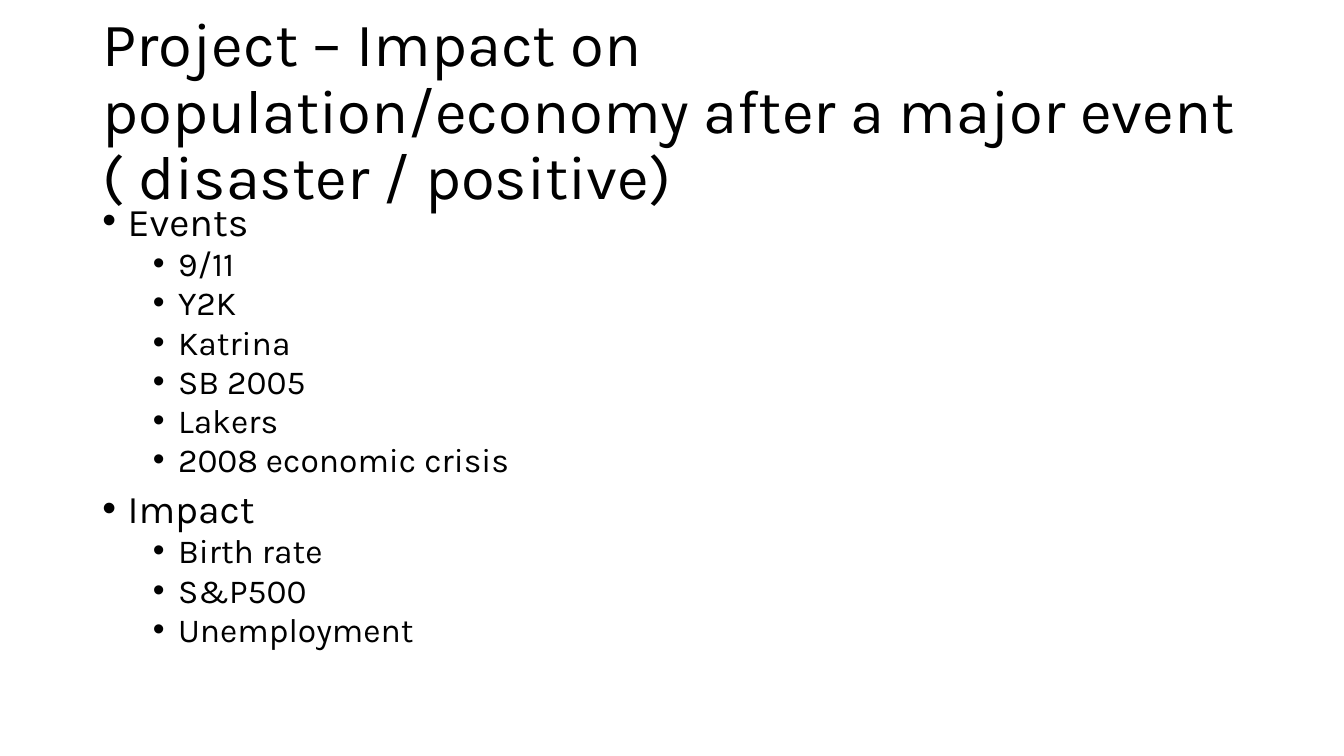
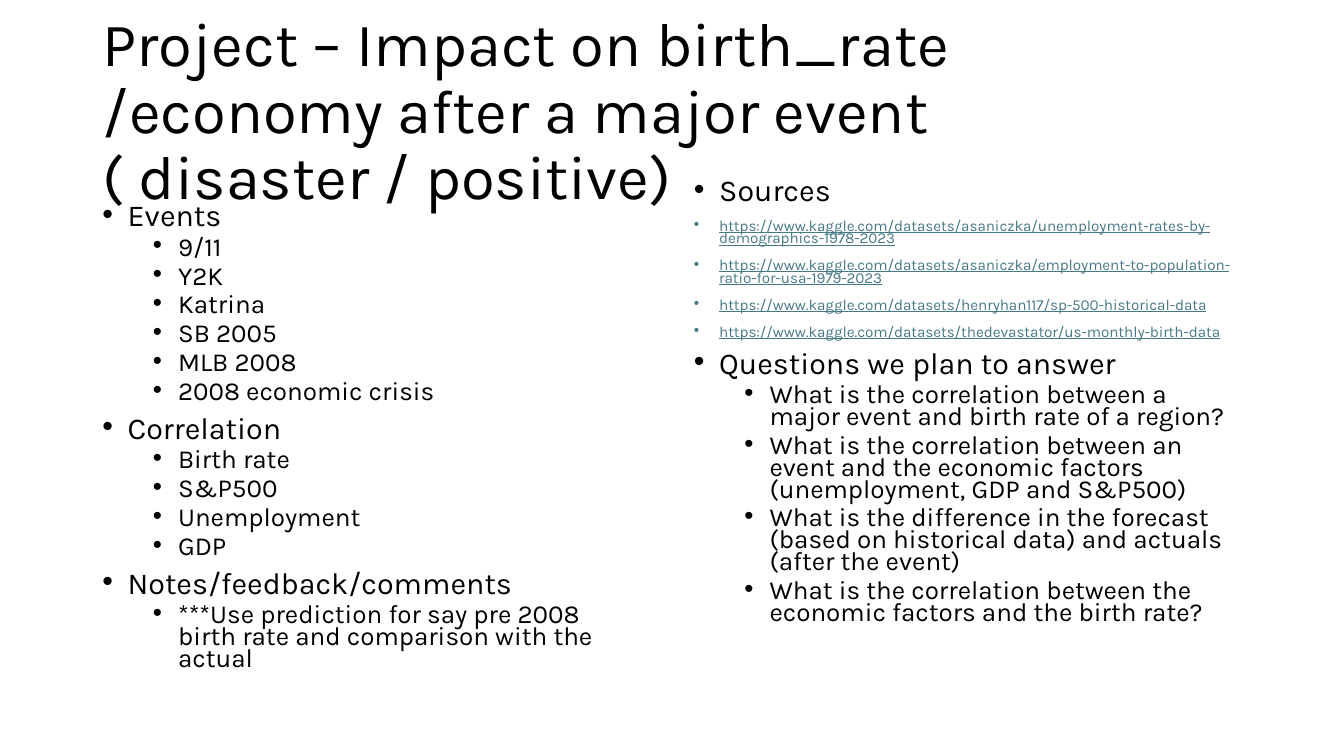
Before and after one commit to Aquamarine278/AI-Bootcamp-Project-1, a slide deck: slide 1 of resources/Project-charter.pptx. Drawn at 1344x756 pixels with LibreOffice and Linux fonts; fonts in the diff are those of the drawing. Boxes give left, top, right and bottom in pixels: in the first picture for what was removed or moved away, otherwise in the second. Text is boxed around its words. In the diff, an @@ line names an element or a change of style, - is before the commit and + after.

```diff
--- a/resources/Project-charter.pptx
+++ b/resources/Project-charter.pptx
@@ title at box(102, 23, 949, 214): text changed @@
-Project – Impact on population/economy after a major event ( disaster / positive)
+Project – Impact on birth_rate /economy after a major event ( disaster / positive)
@@ text at box(128, 199, 435, 533): size 28 to 21.7 pt in "Events"; size 24 to 18.6 pt in "9/11", "Y2K", "Katrina", "SB 2005" and 4 more places; line spacing 0.8 to 0.7 @@
@@ text added at box(719, 181, 1230, 622), 10.8 pt, text #000000 @@
+• Sources
+• https://www.kaggle.com/datasets/asaniczka/unemployment-rates-by-demographics-1978-2023
+• https://www.kaggle.com/datasets/asaniczka/employment-to-population-ratio-for-usa-1979-2023
+• https://www.kaggle.com/datasets/henryhan117/sp-500-historical-data
+• https://www.kaggle.com/datasets/thedevastator/us-monthly-birth-data
+• Questions we plan to answer
+  • What is the correlation between a major event and birth rate of a region?
+  • What is the correlation between an event and the economic factors (unemployment, GDP and S&P500)
+  • What is the difference in the forecast (based on historical data) and actuals (after the event)
+  • What is the correlation between the economic factors and the birth rate?
@@ text at box(178, 354, 297, 372): text changed; size 24 to 18.6 pt @@
-  • Lakers
+  • MLB 2008
@@ text at box(128, 418, 281, 440): text changed; size 28 to 21.7 pt @@
-• Impact
+• Correlation
@@ text at box(128, 538, 593, 668): paragraphs added @@
+  • GDP
+• Notes/feedback/comments
+  • ***Use prediction for say pre 2008 birth rate and comparison with the actual
```
Also in this commit, not shown: 1 other file.
